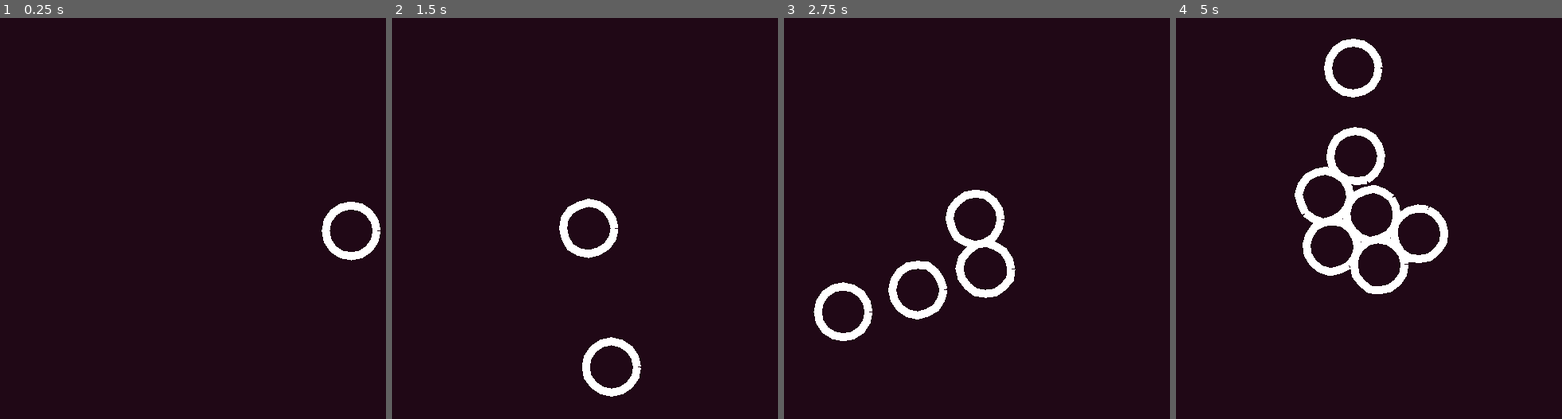
Above: before the commit, frames 1-4 (left to right).
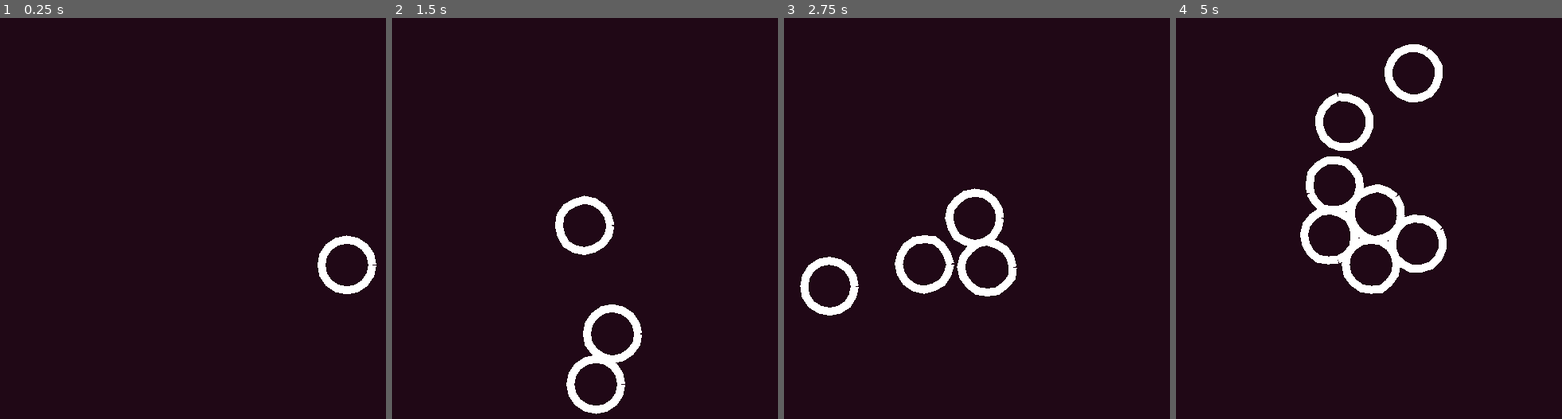
Above: after the commit, the same moments.

Repository: derukaeru/atom-keys
Game: Godot game, scene res://scenes/main/main.tscn
The game is run twice, just before and just after one commit, with the same random seed, the same clock (stepped at 60 frames per second) and the same inputs.
Inputs:
- Up to frame 1 (0.25 s): no input
- Up to frame 2 (1.5 s): tap Enter at 0.5 s; hold Right 0.53-1.28 s; tap Space (interact) at 0.6, 1.35 s; hold Down from 1.28 s (still down)
- Up to frame 3 (2.75 s): release Down at 2.03 s; hold Right from 2.03 s (still down); tap Alt at 2.1 s; tap Space (interact) at 2.3 s
- Up to frame 4 (5 s): release Right at 2.78 s; hold Up 2.78-3.53 s; tap Shift at 2.85 s; tap Space (interact) at 3.05, 3.6, 4.35 s; hold Left from 3.53 s (still down)

The runs differ from the first frame. In frame 1, 1.5% of the frame differs, in the area x 82-99%, y 45-69%; in frame 2, 2.7%; in frame 3, 3.3%; in frame 4, 6.7%, in the area x 30-71%, y 5-69%.

Commit message:
nvm i fixed it im the greatest

Diff:
--- a/scenes/main/main.gd
+++ b/scenes/main/main.gd
@@ -36,7 +36,7 @@
 	current_atom.set_collision_layer_value(1, true)
 	current_atom.set_collision_mask_value(1, true)
 
-	get_tree().create_timer(0.2).timeout.connect(new_atom)
+	new_atom()
 
 func new_atom() -> void:
 	var atom: Atom
--- a/scenes/objects/atom.gd
+++ b/scenes/objects/atom.gd
@@ -31,6 +31,7 @@
 
 	collision.shape.radius = radius
 
+
 func _process(_delta) -> void:
 	var pts: Array = []
 	for s in springs:
@@ -45,6 +46,8 @@
 			linear_velocity = to_center.normalized() * speed
 		else:
 			linear_velocity = Vector2.ZERO
+	else:
+		global_position = get_parent().global_position
 
 func _on_body_entered(body: Node2D) -> void:
 	if body is Atom:
